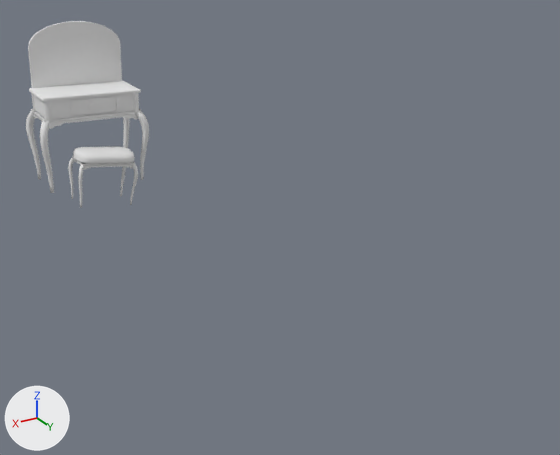
Before and after pictures for a commit that changed the Blender file Assets/models/floor_2/bedroom_n_center/vanity01/vanity01.blend.
Camera for both pictures: a camera (50 mm lens) standing at (5.4, 5.53, 5.02) and looking at (0.82, -2.12, 1.2). Arrows for +X, +Y and +Z are at lower left; the lights stay in place.

Names of what the first picture shows: 'Cube', 'Cube.011', 'base', 'cushion', 'drawer', 'mirror_back'.
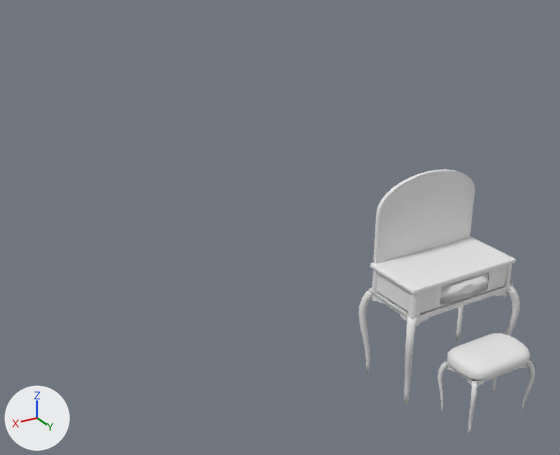
ob_table is not drawn itself; it is the parent of ob_mirror_back, ob_cube_005, ob_cube_004, ob_cube_003, ob_cube_002, ob_beziercurve_007, ob_beziercurve_006, ob_beziercurve_005.
ob_chair is not drawn itself; it is the parent of ob_leg_front_right_001, ob_leg_front_left_001, ob_leg_back_left_001, ob_leg_back_right_001, ob_cube_010, ob_beziercurve_015, ob_beziercurve_014, ob_beziercurve_013.

What differs and where, as boxes (x1, y1, x2, y2) in the pictures (560 x 455 px):
'mirror_back', moved, turned: before (28, 21, 122, 88); after (374, 169, 475, 264)
'Cube', moved, turned: before (29, 81, 141, 101); after (370, 237, 516, 294)
'cushion', moved, turned: before (73, 146, 135, 164); after (447, 333, 530, 380)
'base', moved, turned: before (34, 93, 134, 119); after (377, 265, 507, 314)
'drawer', moved, turned, rescaled: before (70, 97, 117, 115); after (440, 272, 489, 304)
'leg_front_left', moved, turned: before (40, 120, 54, 193); after (404, 315, 416, 404)
'leg_back_left', moved, turned: before (26, 110, 41, 179); after (359, 288, 379, 373)
'leg_front_right', moved, turned: before (135, 111, 149, 180); after (503, 284, 520, 336)
'Cube.001', moved, turned: before (31, 109, 142, 123); after (369, 282, 513, 319)
'leg_top_front_left', moved, turned: before (43, 101, 52, 120); after (407, 292, 422, 317)
'leg_front_left.001', moved, turned: before (78, 163, 84, 208); after (468, 379, 477, 435)
'Cube.002', moved, turned: before (49, 115, 122, 125); after (416, 294, 492, 322)
'leg_front_right.001', moved, turned: before (130, 163, 138, 205); after (521, 360, 535, 412)
'leg_back_right', moved, turned: before (123, 117, 130, 148); after (456, 306, 464, 341)
'leg_back_left.001', moved, turned: before (68, 157, 74, 199); after (438, 361, 449, 413)
'leg_top_front_right', moved, turned: before (133, 91, 139, 113); after (504, 262, 512, 288)
'Cube.011', moved, turned, rescaled: before (88, 103, 101, 111); after (460, 284, 475, 295)
'Cube.009', moved, turned: before (84, 164, 131, 167); after (477, 367, 518, 385)
'leg_top_back_left', moved, turned: before (32, 94, 36, 112); after (372, 269, 378, 293)
'Cube.010', moved, turned: before (73, 157, 135, 166); after (445, 359, 530, 383)
'BezierCurve.001', moved, turned: before (122, 114, 138, 120); after (492, 289, 508, 296)
'Cube.005', moved, turned: before (35, 112, 44, 120); after (376, 293, 407, 314)
'BezierCurve', moved, turned: before (49, 124, 62, 129); after (416, 318, 429, 326)
'BezierCurve.004', moved, turned: before (33, 114, 38, 119); after (371, 294, 385, 304)
'BezierCurve.014', moved, turned: before (124, 165, 133, 168); after (518, 364, 528, 368)
'BezierCurve.003', moved, turned (not visible before): after (397, 310, 408, 321)
'BezierCurve.011', moved, turned (not visible before): after (446, 366, 457, 373)
'BezierCurve.012', moved, turned (not visible before): after (465, 377, 472, 385)
'BezierCurve.015', moved, turned (not visible afterwards): before (84, 167, 91, 170)
'Cube.006', moved, turned (not visible before): after (457, 372, 465, 378)

The change in detail:
Object 'table' (ob_table) moves from (2.105, -5.514, 1.617) to (0.0, -0.0505, 0.586).
Object 'table' (ob_table) turns from (0, 2, 180) to (0, 0, 180) degrees about x, y and z.
In object 'drawer' (ob_drawer), parent is no longer ob_table.
Object 'drawer' (ob_drawer) moves from (0.0, -0.043, 1.401) to (0.0, -0.0648, 1.212).
Object 'drawer' (ob_drawer) turns from (0, 0, 0) to (0, 0, -180) degrees about x, y and z.
Object 'drawer' (ob_drawer) is rescaled from (0.75, 0.594, 0.225) to (0.331, 0.297, 0.099).
Object 'chair' (ob_chair) moves from (2.105, -4.996, 1.196) to (0.0234, 0.749, 0.28).
Object 'chair' (ob_chair) turns from (0, 8.4, 180) to (0, 0, 180) degrees about x, y and z.
Object 'Cube.011' (ob_cube_011) moves from (0.692, -2.2, 2.236) to (0.0, 0.336, 1.216).
